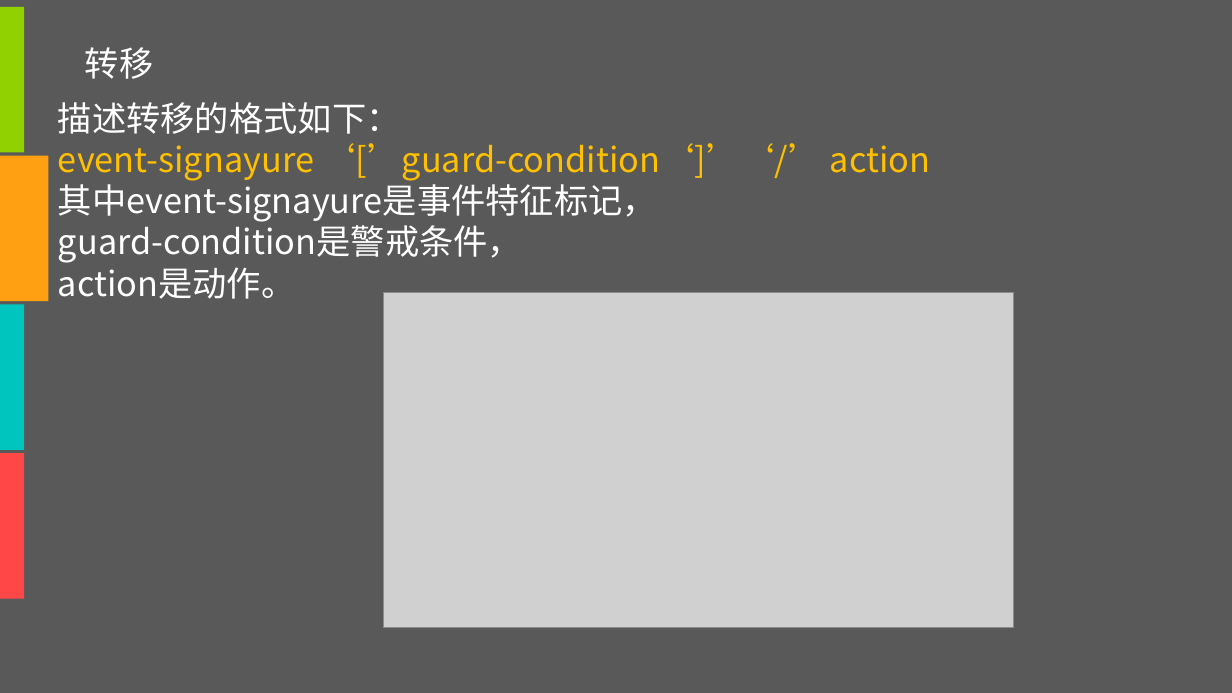
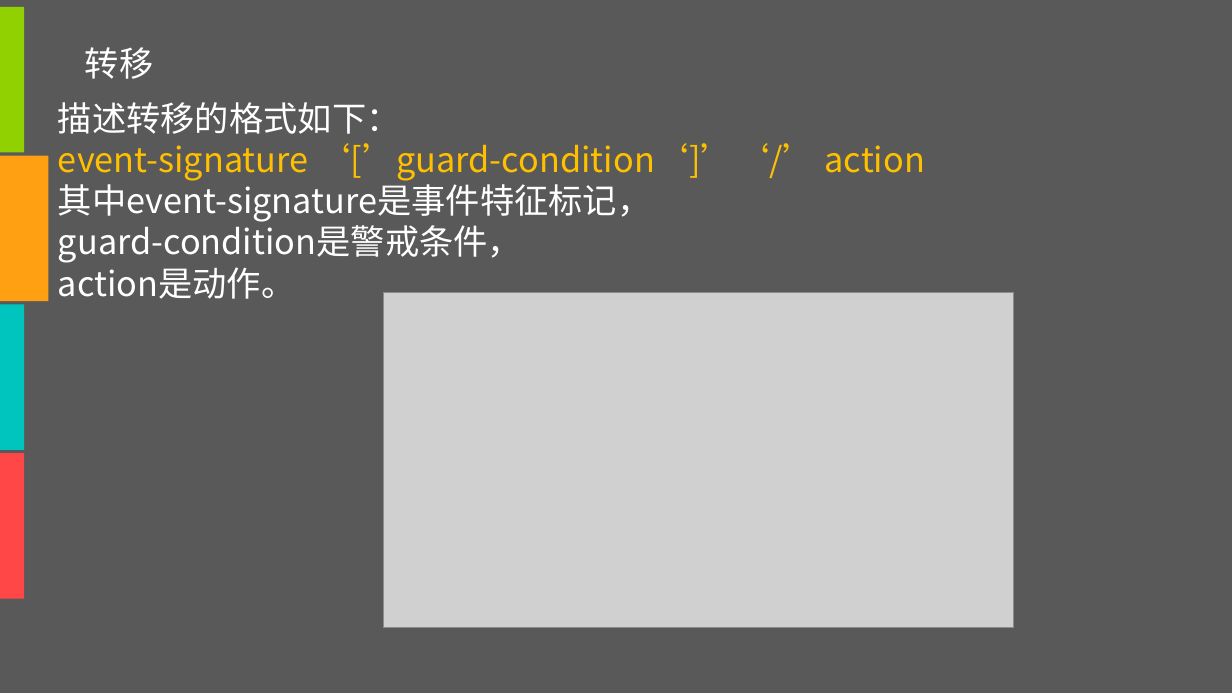
Before and after one commit to tzy502/G16, a slide deck: slide 59 of UML/UML六张图-G16.pptx (slide 60 before the commit). Drawn at 1232x693 pixels with LibreOffice and Linux fonts; fonts in the diff are those of the drawing; grey boxes stand for pictures. Boxes give left, top, right and bottom in pixels: in the first picture for what was removed or moved away, otherwise in the second. Text is boxed around its words. In the diff, an @@ line names an element or a change of style, - is before the commit and + after.

```diff
--- a/UML/UML六张图-G16.pptx
+++ b/UML/UML六张图-G16.pptx
@@ text at (x1=58, y1=143, x2=925, y2=222): text changed @@
-event-signayure ‘[’guard-condition‘]’‘/’ action
-其中event-signayure是事件特征标记，
+event-signature ‘[’guard-condition‘]’‘/’ action
+其中event-signature是事件特征标记，
```
Also in this commit, not shown: 4 other slides changed, 1 slide added, 1 slide removed, 1 other file.
